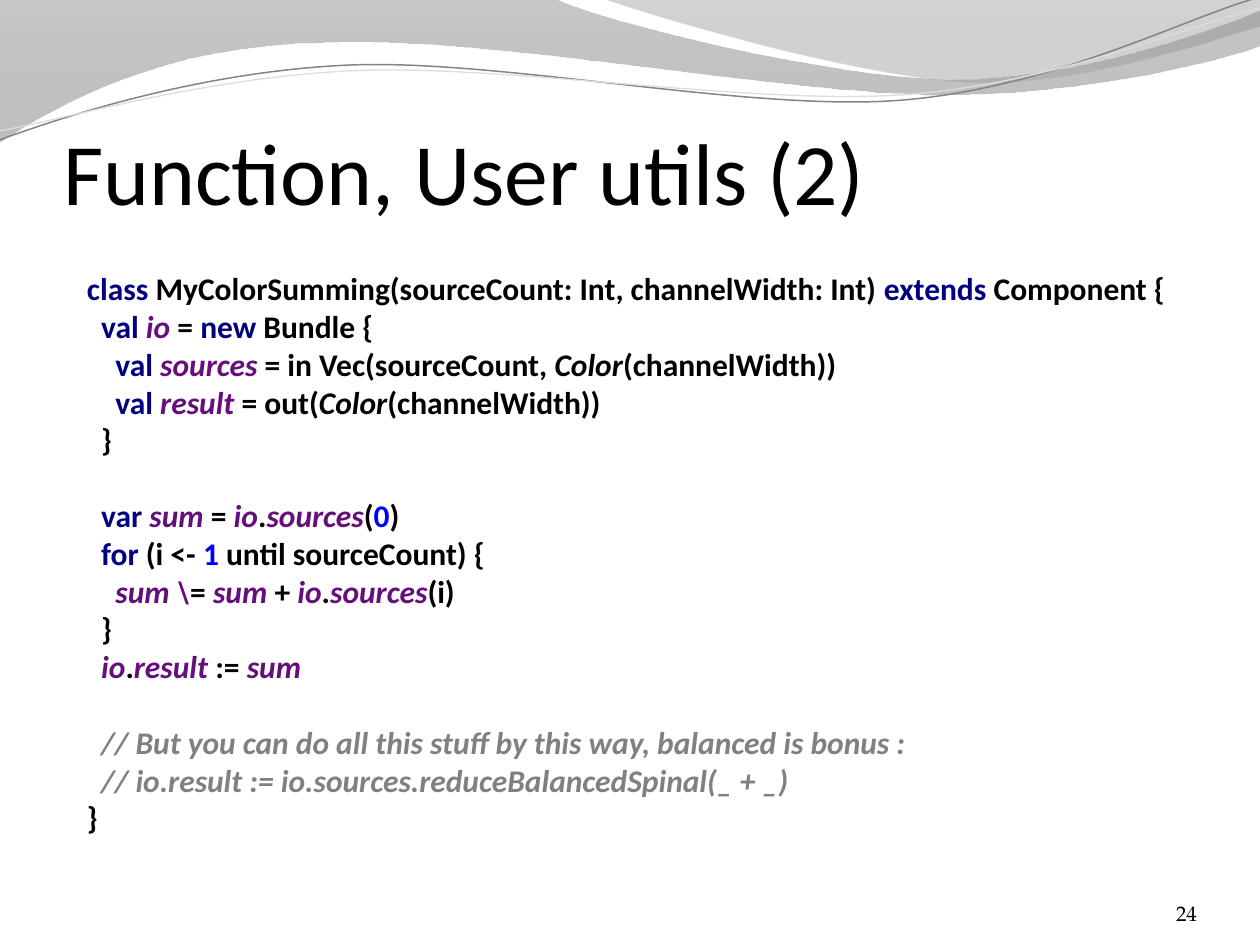
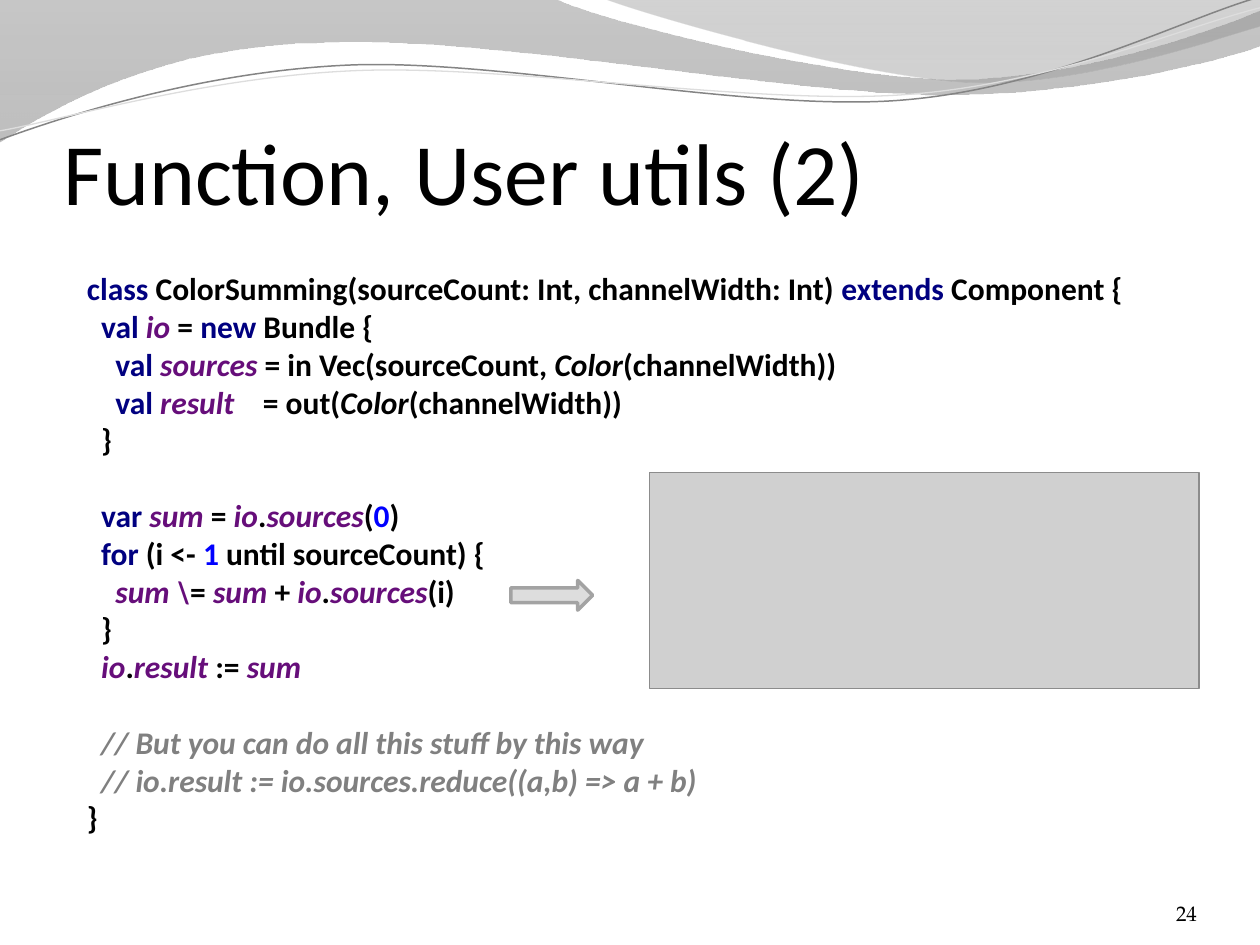
Before and after one commit to SpinalHDL/SpinalDoc, a slide deck: slide 24 of presentation/en/presentation.pptx. Drawn at 1260x945 pixels with LibreOffice and Linux fonts; fonts in the diff are those of the drawing; grey boxes stand for pictures; background and template pictures are left out. Boxes give left, top, right and bottom in pixels: in the first picture for what was removed or moved away, otherwise in the second. Text is boxed around its words. In the diff, an @@ line names an element or a change of style, - is before the commit and + after.

```diff
--- a/presentation/en/presentation.pptx
+++ b/presentation/en/presentation.pptx
@@ text at box(87, 277, 1104, 797): text changed @@
-class MyColorSumming(sourceCount: Int, channelWidth: Int) extends Component {
-val io = new Bundle {
-val sources = in Vec(sourceCount, Color(channelWidth))
-val result = out(Color(channelWidth))
-}
-var sum = io.sources(0)
-for (i <- 1 until sourceCount) {
-sum \= sum + io.sources(i)
-}
-io.result := sum
-// But you can do all this stuff by this way, balanced is bonus :
-// io.result := io.sources.reduceBalancedSpinal(_ + _)
-}
+class ColorSumming(sourceCount: Int, channelWidth: Int) extends Component {
+val io = new Bundle {
+val sources = in Vec(sourceCount, Color(channelWidth))
+val result = out(Color(channelWidth))
+}
+var sum = io.sources(0)
+for (i <- 1 until sourceCount) {
+sum \= sum + io.sources(i)
+}
+io.result := sum
+// But you can do all this stuff by this way
+// io.result := io.sources.reduce((a,b) => a + b)
+}
@@ picture added at box(650, 472, 1200, 688) @@
@@ right arrow added at box(512, 581, 593, 611), fill #DDDDDD, outline #A3A3A3 2 pt @@
```
Also in this commit, not shown: 17 other slides changed, 1 slide added, 2 other files.
